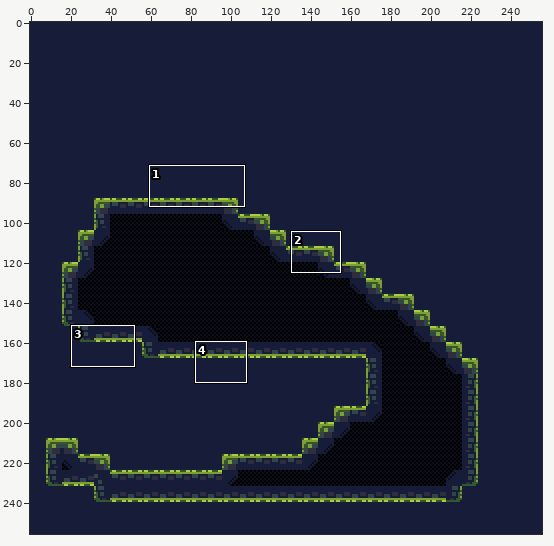
Two versions of one sprite sheet, levels/World1/simplified/Level_1/_composite.png. Above: a wide view before the commit, with the close-up outlined.
Close-up. Before:
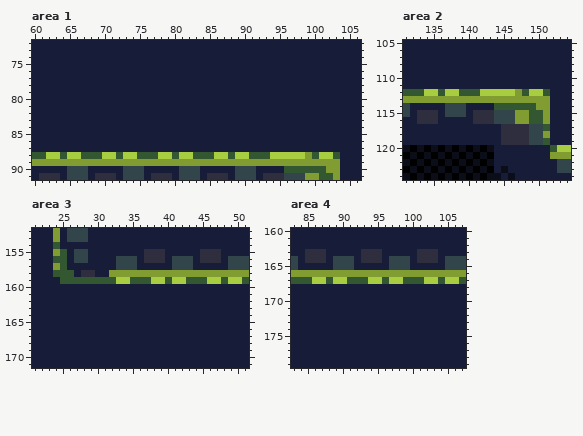
The file is 256x256 pixels. Shown: area 1: x 60..106, y 72..91; area 2: x 131..154, y 105..124; area 3: x 21..51, y 152..171; area 4: x 83..107, y 160..179. The commit also changed other parts of the picture, which this record leaves out.
New version:
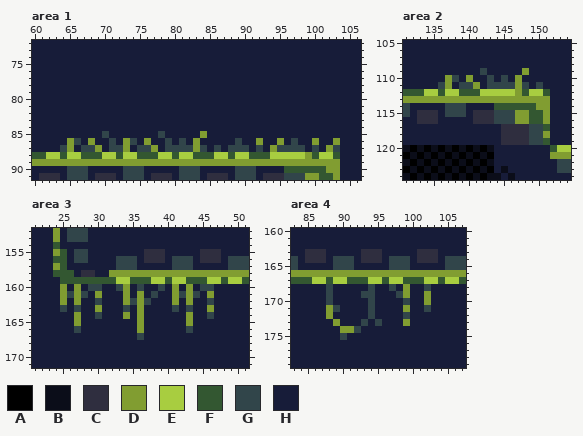
Palette (. is transparent): A #000000  B #0b0d19  C #2f2e3f  D #819d31  E #a8cd40  F #335731  G #31454a  H #171c39
Edits made:
Area 1:
y 85: x 70 H -> G; x 78 H -> G; x 84 H -> D
y 86: x 65..66 HH -> DG; x 68 H -> D; x 71 H -> G; x 73..74 HH -> DG; x 76 H -> D; x 79 H -> G; x 81 H -> G; x 83 H -> D; x 89 H -> G; x 92 H -> D; x 95 H -> D; x 97 H -> G; x 100 H -> D; x 103 H -> D
y 87: x 64..65 HH -> GD; x 67..69 HHH -> GGD; x 71..73 HHH -> GGD; x 75..77 HHH -> GGD; x 79..84 HHHHHH -> GGGGDG; x 86 H -> G; x 88..90 HHH -> GGG; x 92 H -> G; x 94..98 HHHHH -> DGGGG; x 100 H -> G; x 102..103 HH -> DG
Area 2:
y 109: x 142 H -> G; x 148 H -> D
y 110: x 137..138 HH -> DG; x 140 H -> D; x 143 H -> G; x 145 H -> G; x 147 H -> D
y 111: x 136..137 HH -> GD; x 139..141 HHH -> GGD; x 143..148 HHHHHH -> GGGGDG; x 150 H -> G
Area 3:
y 160: x 25 H -> D; x 27 H -> D; x 29..30 HH -> GG; x 33..34 HH -> GD; x 36 H -> G; x 39 H -> G; x 41 H -> D; x 43 H -> D; x 45..46 HH -> GG
y 161: x 25..28 HHHH -> DGDG; x 30 H -> D; x 34 H -> D; x 36 H -> D; x 38 H -> G; x 41..44 HHHH -> DGDG; x 46 H -> D
y 162: x 25 H -> D; x 27 H -> D; x 30 H -> G; x 34..37 HHHH -> DGDG; x 41 H -> D; x 43 H -> D; x 46 H -> G
y 163: x 25 H -> G; x 27 H -> G; x 30 H -> D; x 34 H -> G; x 36 H -> D; x 41 H -> G; x 43 H -> G; x 46 H -> D
y 164: x 27 H -> D; x 30 H -> G; x 34 H -> D; x 36 H -> D; x 43 H -> D; x 46 H -> G
y 165: x 27 H -> D; x 36 H -> D; x 43 H -> D
y 166: x 27 H -> G; x 36 H -> D; x 43 H -> G
y 167: x 36 H -> G
Area 4:
y 168: x 88 H -> G; x 94 H -> G; x 97 H -> G; x 99 H -> D; x 102 H -> G
y 169: x 88 H -> G; x 93..94 HH -> GG; x 98..99 HH -> GD; x 102 H -> D
y 170: x 88 H -> G; x 94 H -> G; x 99 H -> G; x 102 H -> D
y 171: x 88..89 HH -> DG; x 94 H -> G; x 99 H -> D; x 102 H -> G
y 172: x 88 H -> D; x 94 H -> G; x 99 H -> G
y 173: x 89 H -> D; x 93 H -> G; x 95 H -> G; x 99 H -> D
y 174: x 90..92 HHH -> DDG
y 175: x 90 H -> G
Boxes around the changes in both close-ups, in picture pixels (x1, y1, x2, y2):
changed: (60, 131, 340, 152)
changed: (438, 68, 543, 89)
changed: (60, 284, 214, 340)
changed: (326, 284, 431, 340)
